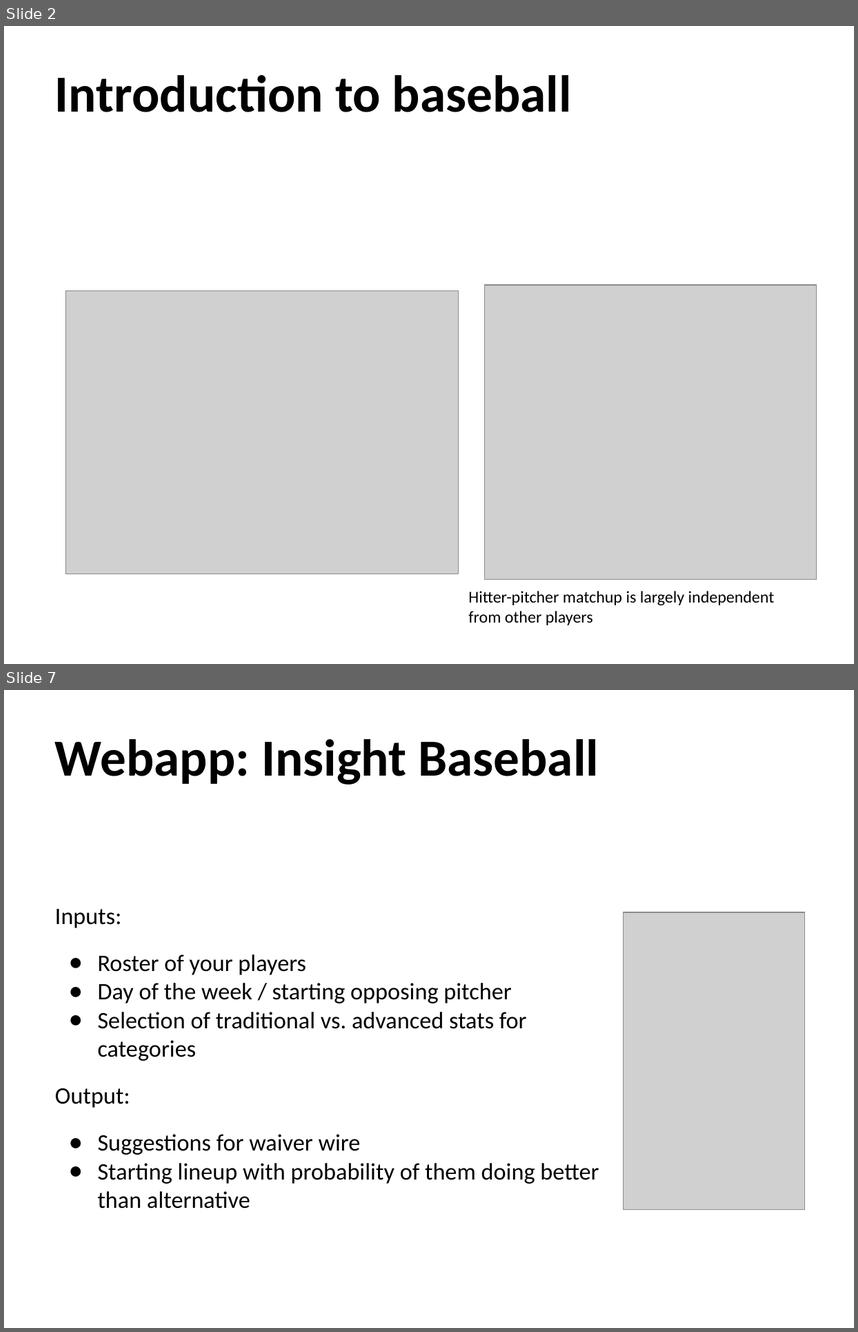
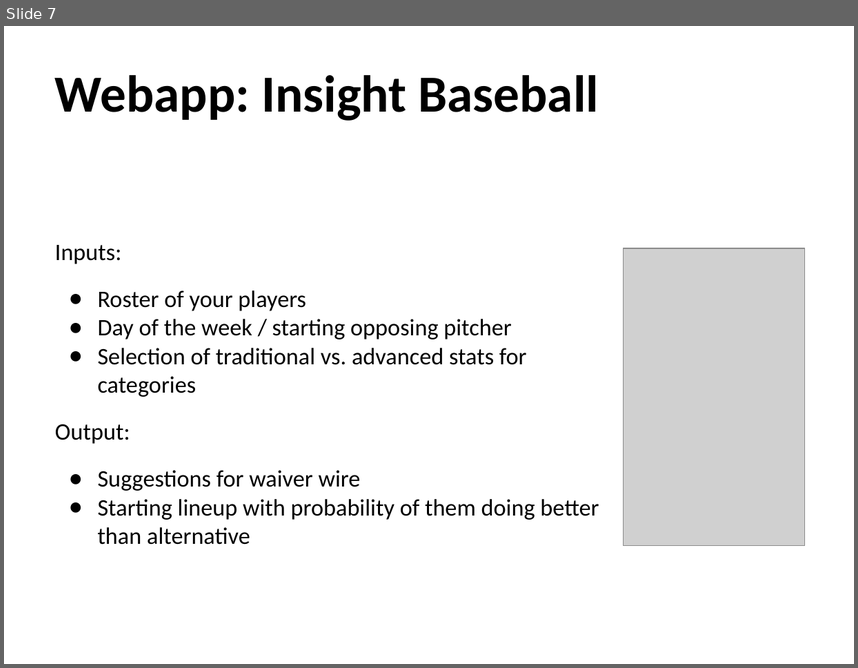
Before and after one commit to benslack19/baseball_player_selector, a slide deck: insight_baseball_notes/BL_baseball_notes.pptx. Shown one above the other, each under a label of ours: slides 2 and 7 before the commit, slide 7 after it; the slides between them are not shown. The pictures are 858x1332 and 858x668 pixels, drawn with LibreOffice and Linux fonts; fonts in the diff are those of the drawing; grey boxes stand for pictures. Boxes give left, top, right and bottom in pixels: in the first picture for what was removed or moved away, otherwise in the second. Text is boxed around its words. In the diff, an @@ line names an element or a change of style, - is before the commit and + after.

```diff
--- a/insight_baseball_notes/BL_baseball_notes.pptx
+++ b/insight_baseball_notes/BL_baseball_notes.pptx
@@ slide 2 removed at box(4, 26, 854, 664), background #FFFFFF @@
@@ title removed at box(55, 75, 572, 112) @@
-Introduction to baseball
@@ picture removed at box(66, 290, 459, 573) @@
@@ picture removed at box(484, 285, 816, 579) @@
@@ text removed at box(468, 590, 775, 625) @@
-Hitter-pitcher matchup is largely independent from other players
```
Also in this commit, not shown: 6 slides changed, 24 slides added, 1 other slide removed, 2 other files.
